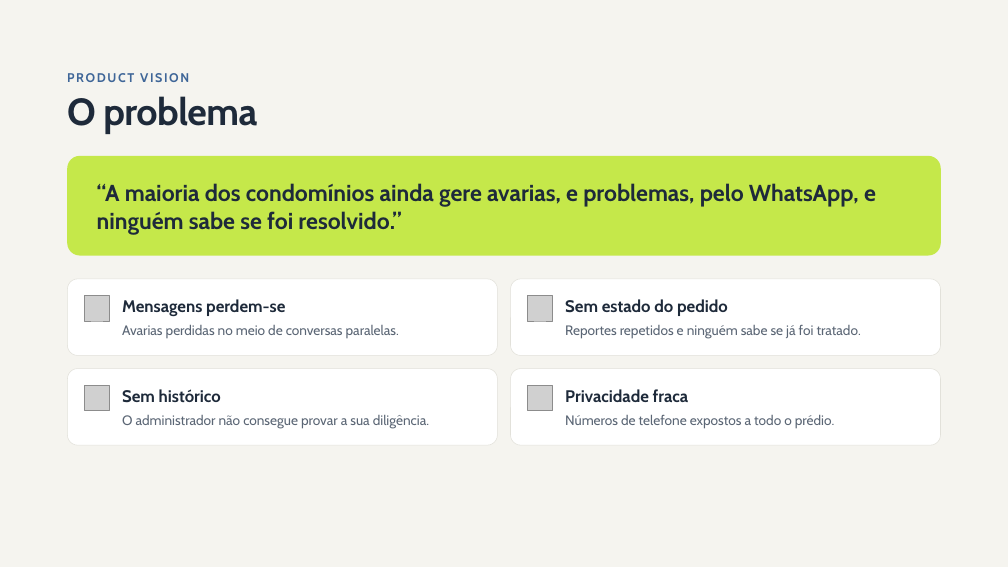
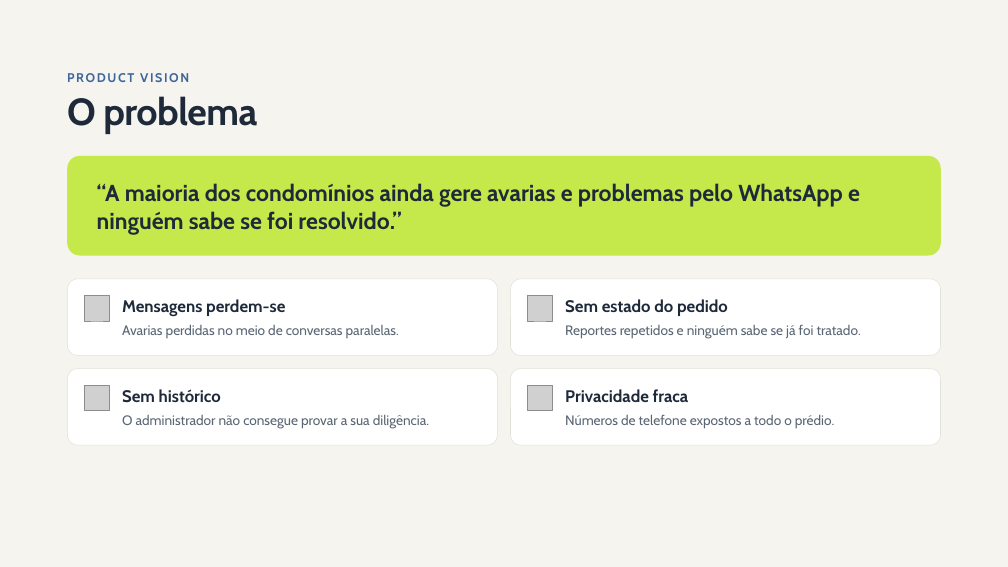
Before and after one commit to LMNSdev/LABDSOF_DOMUSCAST, a slide deck: slide 2 of docs/sprintA/presentation/Apresentacao.pptx. Drawn at 1008x567 pixels with LibreOffice and Linux fonts; fonts in the diff are those of the drawing; grey boxes stand for pictures. Boxes give left, top, right and bottom in pixels: in the first picture for what was removed or moved away, otherwise in the second. Text is boxed around its words. In the diff, an @@ line names an element or a change of style, - is before the commit and + after.

Commit message:
update presentation

```diff
--- a/docs/sprintA/presentation/Apresentacao.pptx
+++ b/docs/sprintA/presentation/Apresentacao.pptx
@@ text in rounded rectangle at [97,183,860,235]: text changed @@
-“A maioria dos condomínios ainda gere avarias, e problemas, pelo WhatsApp, e ninguém sabe se foi resolvido.”
+“A maioria dos condomínios ainda gere avarias e problemas pelo WhatsApp e ninguém sabe se foi resolvido.”
```
Also in this commit, not shown: 1 other slide changed, 1 slide added.
